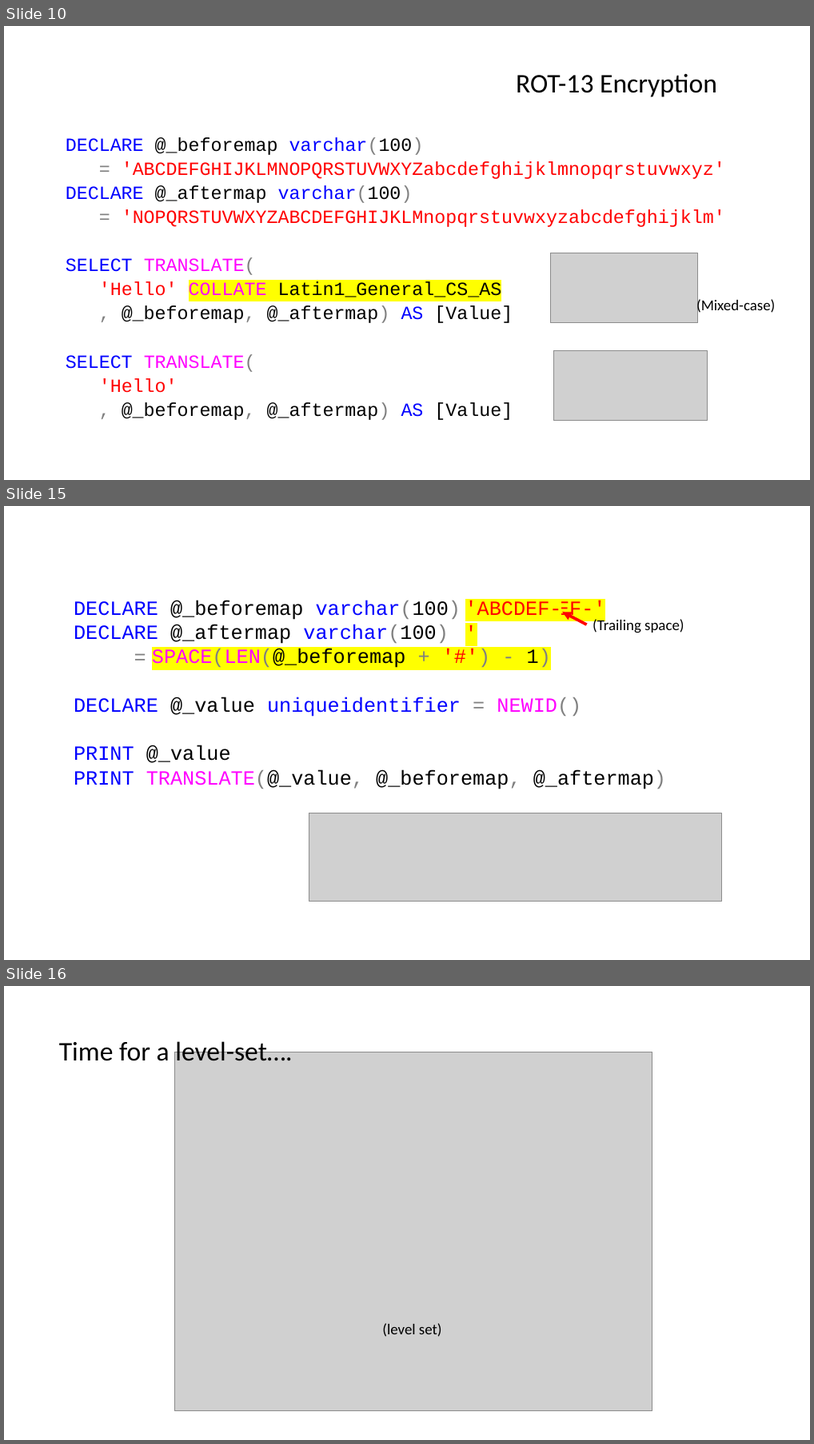
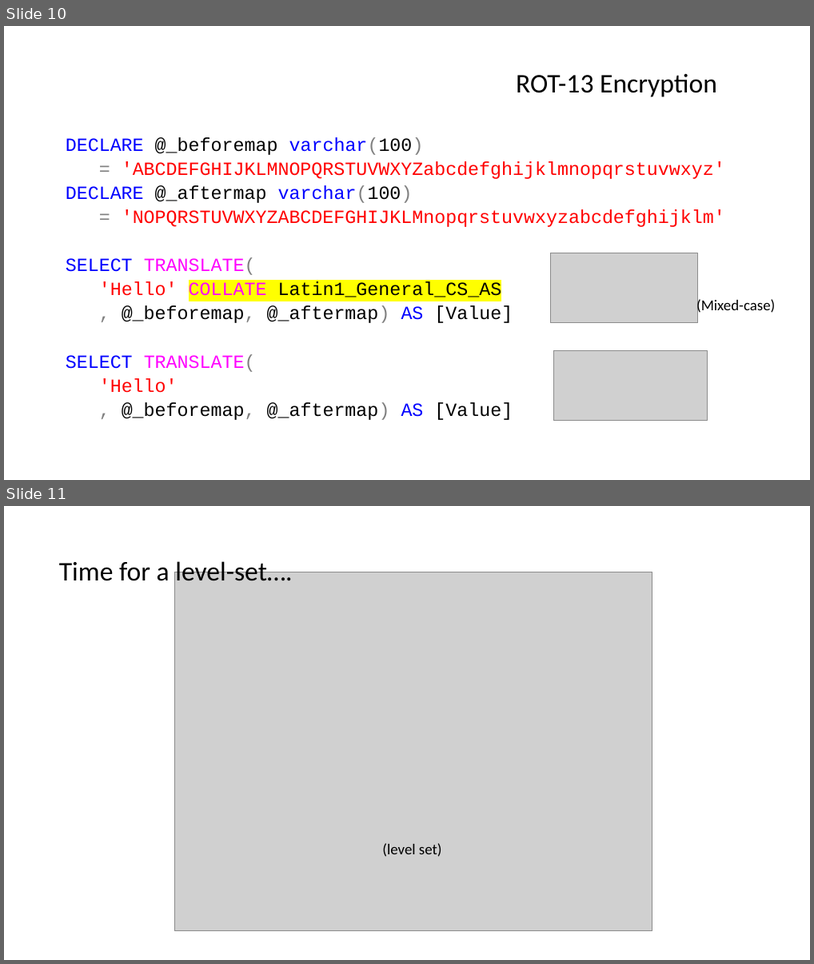
Before and after one commit to jbfoushee/MyPresentations, a slide deck: TSQL_Translate_Operator/TSQL Translate.pptx. Shown one above the other, each under a label of ours: slides 10, 15 and 16 before the commit, slides 10 and 11 after it; the slides between them are not shown. The pictures are 814x1444 and 814x964 pixels, drawn with LibreOffice and Linux fonts; fonts in the diff are those of the drawing; grey boxes stand for pictures. Boxes give left, top, right and bottom in pixels: in the first picture for what was removed or moved away, otherwise in the second. Text is boxed around its words. In the diff, an @@ line names an element or a change of style, - is before the commit and + after.

```diff
--- a/TSQL_Translate_Operator/TSQL Translate.pptx
+++ b/TSQL_Translate_Operator/TSQL Translate.pptx
@@ slide 15 removed at bbox=[4, 506, 810, 960], background #FFFFFF @@
@@ text removed at bbox=[74, 600, 666, 789] @@
-DECLARE @_beforemap varchar(100) = 'ABCDEF-'
-DECLARE @_aftermap varchar(100)
-= SPACE(LEN(@_beforemap))
-DECLARE @_value uniqueidentifier = NEWID()
-PRINT @_value
-PRINT TRANSLATE(@_value, @_beforemap, @_aftermap)
@@ group removed at bbox=[310, 600, 722, 899]: 2 texts, 1 rectangle, 1 arrow @@
-'ABCDEF- '
-(Trailing space)
@@ text removed at bbox=[152, 648, 406, 668] @@
-SPACE(LEN(@_beforemap + '#') - 1)
@@ picture removed at bbox=[310, 813, 722, 901] @@
@@ what was slide 16 is now slide 11 @@
```
Also in this commit, not shown: 1 slide changed, 4 other slides removed, 2 other files.
